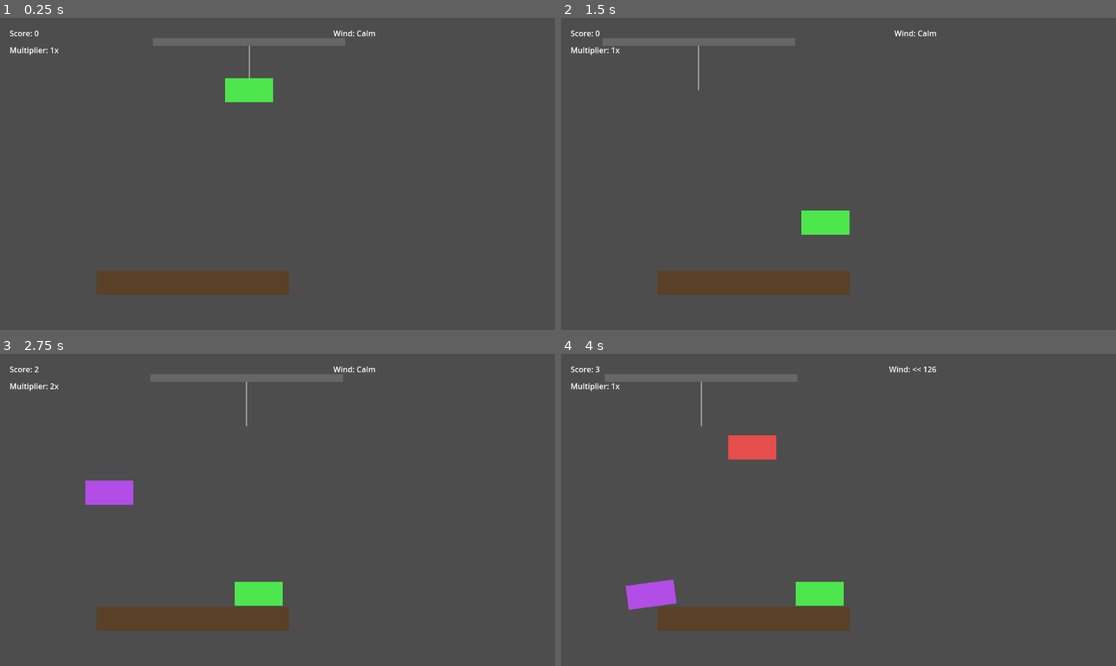
Above: before the commit, frames 1-4 (two rows, left to right).
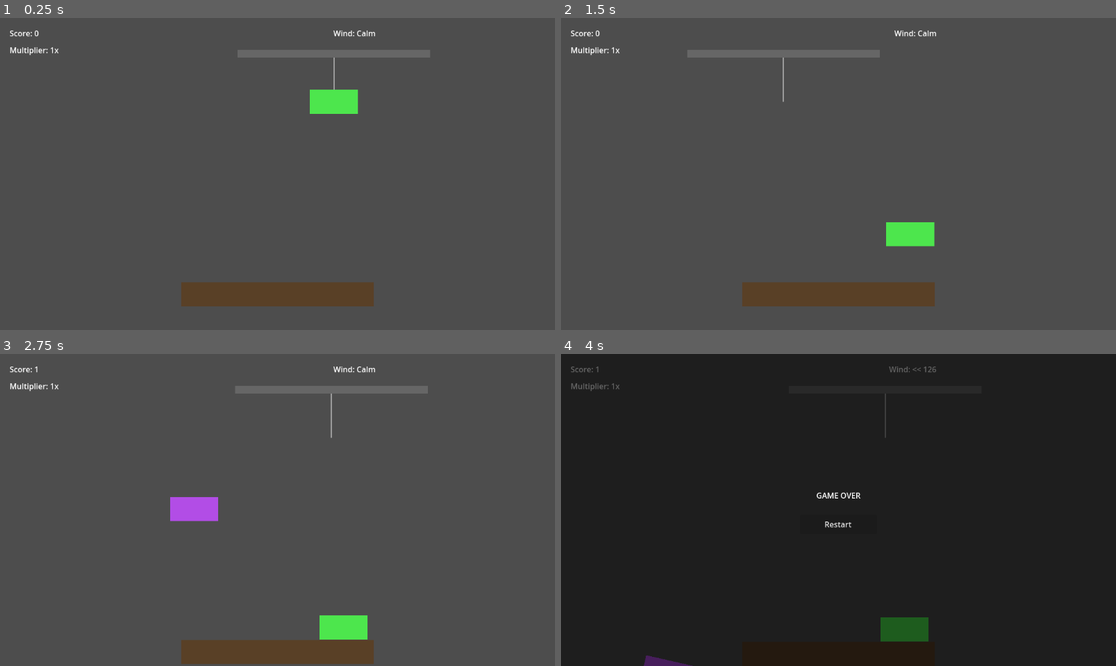
Above: after the commit, the same moments.

Repository: Rajintx/bloxxGame
Game: Godot game, scene res://scenes/Main.tscn
The game is run twice, just before and just after one commit, with the same random seed, the same clock (stepped at 60 frames per second) and the same inputs.
Inputs (mouse positions are in pixels of both pictures, inside the frame that each line leads up to):
- Up to frame 1 (0.25 s): no input
- Up to frame 2 (1.5 s): move the mouse to (960, 158) at 0.52 s; click (960, 158) at 0.67 s; move the mouse to (727, 189) at 1.27 s; click (727, 189) at 1.42 s
- Up to frame 3 (2.75 s): move the mouse to (333, 441) at 2.02 s; click (333, 441) at 2.17 s
- Up to frame 4 (4 s): move the mouse to (810, 572) at 2.77 s; click (810, 572) at 2.92 s; move the mouse to (1005, 556) at 3.52 s; click (1005, 556) at 3.67 s

The runs differ from the first frame. In frame 1, 6.8% of the frame differs, in the area x 17-78%, y 6-93%; in frame 2, 6.8%; in frame 3, 9.6%; in frame 4, 100%, in the area x 0-100%, y 0-100%.

Commit message:
Implement strict stacking, camera tracking, and refined multiplier

Diff:
--- a/scenes/Main.tscn
+++ b/scenes/Main.tscn
@@ -7,6 +7,9 @@
 
 [node name="Main" type="Node2D"]
 script = ExtResource("1_main")
+
+[node name="Camera2D" type="Camera2D" parent="."]
+position = Vector2(400, 300)
 
 [node name="Background" type="ColorRect" parent="."]
 anchors_preset = 15
--- a/scripts/main.gd
+++ b/scripts/main.gd
@@ -31,6 +31,7 @@
 
 var block_physics_material: PhysicsMaterial
 
+@onready var camera: Camera2D = $Camera2D
 @onready var crane: Node2D = $Crane
 @onready var block_container: Node2D = $Crane/BlockContainer
 @onready var tower: Node2D = $Tower
@@ -41,6 +42,8 @@
 @onready var pause_screen: Control = $UI/PauseScreen
 
 var current_block: RigidBody2D = null
+var last_landed_node: Node = null
+var target_camera_y: float = 300.0
 
 func _ready() -> void:
 	process_mode = Node.PROCESS_MODE_ALWAYS
@@ -52,6 +55,8 @@
 	var foundation = get_node_or_null("Foundation")
 	if foundation:
 		foundation.add_to_group("foundation")
+		last_landed_node = foundation
+		last_landed_x = foundation.global_position.x
 
 	_connect_buttons()
 	randomize()
@@ -59,7 +64,10 @@
 	_update_ui()
 	_spawn_new_block()
 
+	target_camera_y = camera.position.y
+
 func _connect_buttons() -> void:
+# ... (rest of buttons)
 # ... (rest of the function)
 	var go_restart = game_over_screen.get_node_or_null("RestartButton")
 	if go_restart:
@@ -77,6 +85,11 @@
 
 	crane_angle += crane_speed * delta
 	crane.position.x = crane_base_x + sin(crane_angle) * crane_range
+
+	# Smoothly move camera
+	camera.position.y = lerp(camera.position.y, target_camera_y, 2.0 * delta)
+	# Keep crane at top of screen
+	crane.position.y = camera.position.y - 250.0
 
 	wind_timer += delta
 	if wind_timer >= wind_interval:
@@ -178,7 +191,6 @@
 	notifier.screen_exited.connect(_on_block_screen_exited)
 
 func _on_block_body_entered(body: Node) -> void:
-# ... (rest of the function)
 	if is_game_over or is_paused:
 		return
 	if not is_instance_valid(current_block):
@@ -186,7 +198,8 @@
 	if not block_dropped:
 		return
 
-	if body.is_in_group("foundation") or body.is_in_group("tower") or body.get_parent() == tower:
+	# Strict stacking: must touch the last landed node
+	if body == last_landed_node:
 		_score_block(current_block)
 
 func _score_block(block: RigidBody2D) -> void:
@@ -211,9 +224,12 @@
 	block.add_to_group("tower")
 
 	landed_count += 1
-	var is_perfect = abs(block.global_position.x - last_landed_x) <= perfect_threshold
-	if landed_count == 1:
-		is_perfect = true
+
+	# Multiplier logic:
+	# "if previous block and next block match perfectly then only multiplier will increase else it won't"
+	# "if slightly misaligned then the multiplier will reset"
+	var diff = abs(block.global_position.x - last_landed_x)
+	var is_perfect = diff <= perfect_threshold
 
 	if is_perfect:
 		multiplier = min(multiplier + 1, 10)
@@ -222,6 +238,11 @@
 
 	score += 1 * multiplier
 	last_landed_x = block.global_position.x
+	last_landed_node = block
+
+	# Move camera up
+	target_camera_y -= 50.0
+
 	_update_ui()
 	block_landed.emit()
 
@@ -282,10 +303,20 @@
 	multiplier = 1
 	is_game_over = false
 	landed_count = 0
-	last_landed_x = 0.0
 	crane_angle = 0.0
 	wind_timer = 0.0
 	block_dropped = false
+
+	target_camera_y = 300.0
+	camera.position.y = 300.0
+
+	var foundation = get_node_or_null("Foundation")
+	if foundation:
+		last_landed_node = foundation
+		last_landed_x = foundation.global_position.x
+	else:
+		last_landed_node = null
+		last_landed_x = 0.0
 
 	game_over_screen.visible = false
 	pause_screen.visible = false
